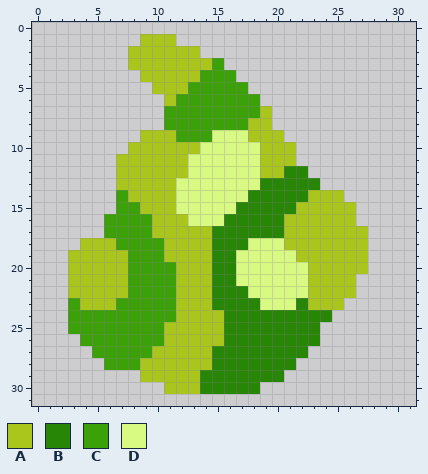
Two versions of one pixel-art sprite, assets/sprites/items/bio-fuel.png. Above is the file before it was changed.
The file is 32x32 pixels.
Palette (. is transparent): A #aac61c  B #288607  C #3ca109  D #d8fa82
Now the later version:
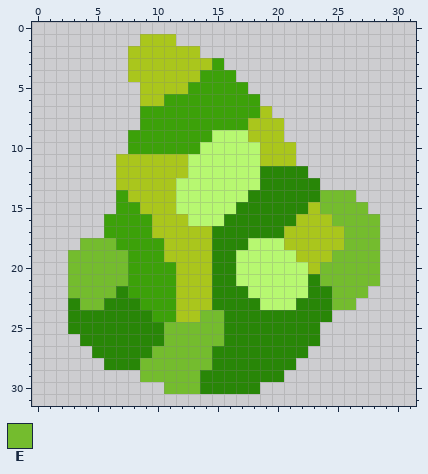
Colours new in this view: E #74bc2e
The exact change:
{"colour":"D","old":"#d8fa82","new":"#b7f871"}
{"y":4,"x":8,"old":".","new":"A"}
{"y":5,"x":9,"old":".","new":"A"}
{"y":6,"x":9,"old":"..A","new":"AAC"}
{"y":7,"x":9,"old":"..","new":"CC"}
{"y":8,"x":9,"old":"..","new":"CC"}
{"y":8,"x":20,"old":".","new":"A"}
{"y":9,"x":8,"old":".AAA","new":"CCCC"}
{"y":10,"x":8,"old":"AAAAAA","new":"CCCCCC"}
{"y":12,"x":19,"old":"AA","new":"BB"}
{"y":14,"x":23,"old":"AAA.","new":"BEEE"}
{"y":15,"x":22,"old":"A","new":"B"}
{"y":15,"x":24,"old":"AAA.","new":"EEEE"}
{"y":16,"x":21,"old":"A","new":"B"}
{"y":16,"x":25,"old":"AA..","new":"EEEE"}
{"y":17,"x":26,"old":"AA.","new":"EEE"}
{"y":18,"x":4,"old":"AAA","new":"EEE"}
{"y":18,"x":26,"old":"AA.","new":"EEE"}
{"y":19,"x":3,"old":"AAAAA","new":"EEEEE"}
{"y":19,"x":25,"old":"AAA.","new":"EEEE"}
{"y":20,"x":3,"old":"AAAAA","new":"EEEEE"}
{"y":20,"x":24,"old":"AAAA.","new":"EEEEE"}
{"y":21,"x":3,"old":"AAAAA","new":"EEEEE"}
{"y":21,"x":23,"old":"AAAA..","new":"BEEEEE"}
{"y":22,"x":3,"old":"AAAAA","new":"EEEEB"}
{"y":22,"x":23,"old":"AAAA.","new":"BBEEE"}
{"y":23,"x":3,"old":"CAAACC","new":"BEEBBB"}
{"y":23,"x":23,"old":"AAA.","new":"BBEE"}
{"y":24,"x":3,"old":"CCCCCCC","new":"BBBBBBB"}
{"y":24,"x":14,"old":"AA","new":"EE"}
{"y":25,"x":3,"old":"CCCCCCCCAAAAA","new":"BBBBBBBBEEEEE"}
{"y":26,"x":4,"old":"CCCCCCCAAAAA","new":"BBBBBBBEEEEE"}
{"y":27,"x":5,"old":"CCCCCAAAAA","new":"BBBBBEEEEE"}
{"y":28,"x":6,"old":"CCCAAAAAA","new":"BBBEEEEEE"}
{"y":29,"x":9,"old":"AAAAA","new":"EEEEE"}
{"y":30,"x":11,"old":"AAA","new":"EEE"}
{"label":"changed","picture_box":[68,70,380,394]}
